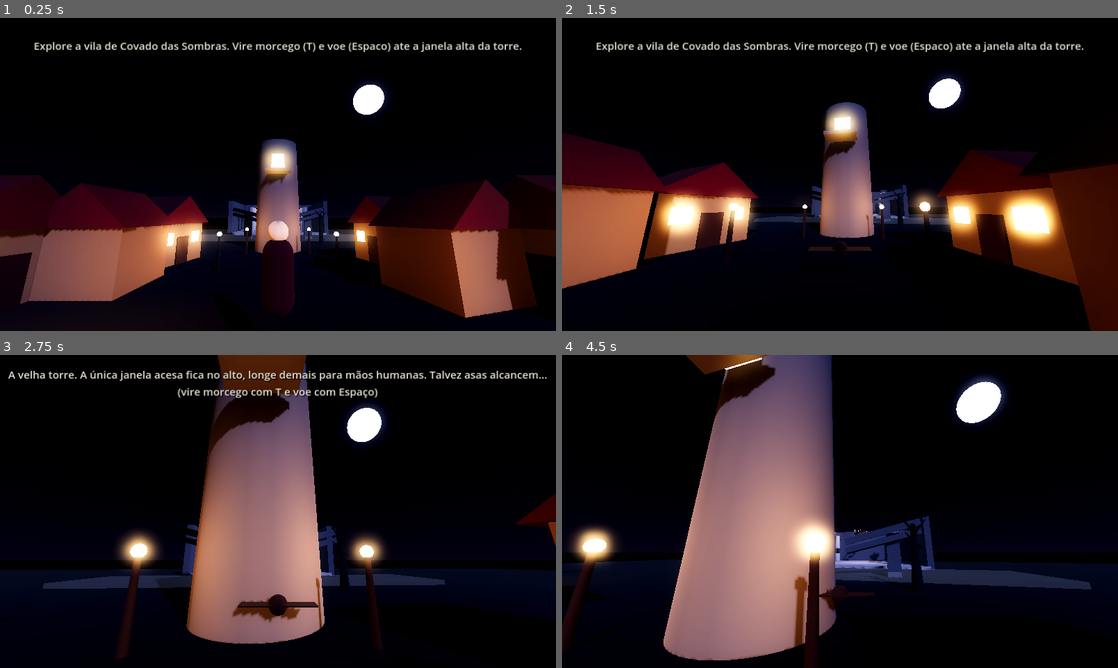
Above: before the commit, frames 1-4 (two rows, left to right).
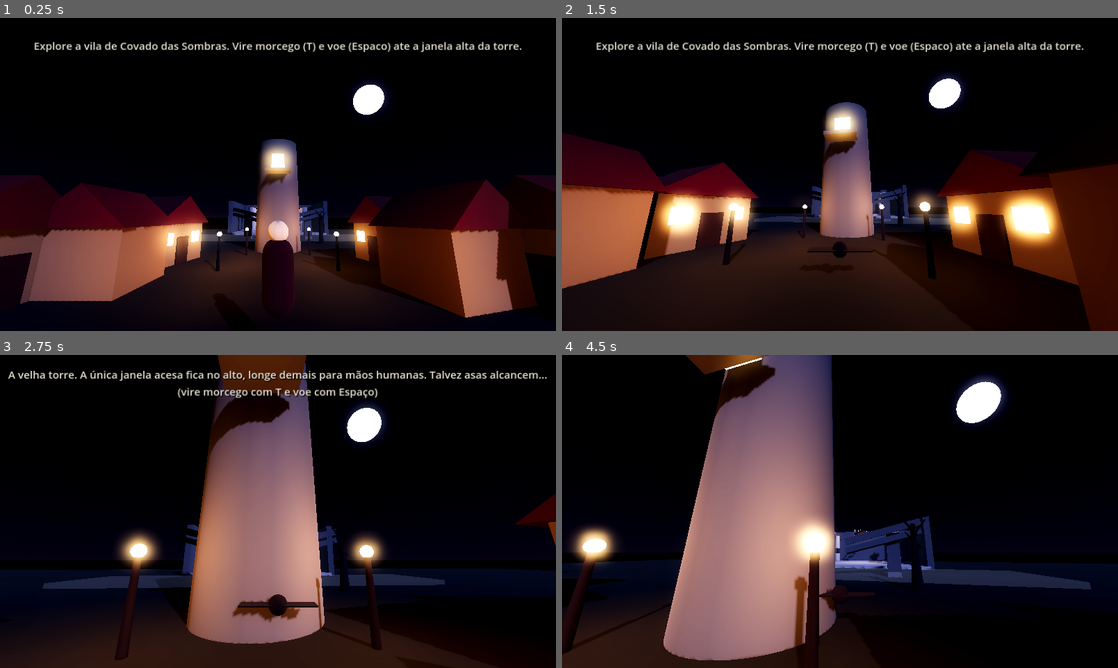
Above: after the commit, the same moments.

Repository: Rafawkj/Luciano
Game: Godot game, scene res://scenes/world.tscn
Same seed, same stepped clock (60 frames per second), same inputs: the game is played once before the commit and once after it.
Inputs (mouse positions are in pixels of both pictures, inside the frame that each line leads up to):
- Up to frame 1 (0.25 s): no input
- Up to frame 2 (1.5 s): move the mouse to (867, 174) at 0.52 s; hold Shift (correr) 0.53-1.28 s; hold W (mover_frente) from 0.53 s (still down); tap Space (pular) at 0.77 s; move the mouse to (812, 174) at 1.27 s; tap T (transformar) at 1.35 s
- Up to frame 3 (2.75 s): keep holding W (mover_frente); tap Space (pular) at 1.52 s; move the mouse to (289, 505) at 2.02 s; hold Shift (correr) from 2.03 s (still down)
- Up to frame 4 (4.5 s): keep holding W (mover_frente); move the mouse to (834, 517) at 2.77 s; release Shift (correr) at 2.78 s; tap T (transformar) at 2.85, 4.35 s; tap Space (pular) at 3.02, 3.77 s; move the mouse to (878, 514) at 3.52 s; hold Shift (correr) 3.53-4.28 s; move the mouse to (795, 508) at 4.27 s

The runs differ from the first frame. In frame 1, 4.6% of the frame differs, in the area x 27-70%, y 73-93%; in frame 2, 14%, in the area x 5-75%, y 67-100%; in frame 3, 8.8%; in frame 4, 4.7%.

Commit message:
Amplia a vila e cria rota de ascensao (parkour + voo)
- Vila maior: +8 casas (bairros oeste/norte e moldura da entrada) e tochas
- Vila mais "parkouravel": novas passarelas/vigas e caixotes de apoio
- Rota de ascensao aerea: plataformas e paredes para subir a pe (wall jumps),
  com saltos altos/longos demais que exigem virar morcego, voar ate o farol
  azul, pousar (recarrega o voo) e destransformar para continuar o parkour
- Plataformas-destino marcadas por farol azul-frio; mirante no topo do vale
- Novos pontos de interesse explicando a mecanica da ascensao

Co-Authored-By: Claude Opus 4.8 <noreply@anthropic.com>
Claude-Session: https://claude.ai/code/session_01LpmYnzLzqZkJ9F5Pb2UVqf

Diff:
--- a/scripts/village_builder.gd
+++ b/scripts/village_builder.gd
@@ -35,6 +35,7 @@
 	_criar_materiais()
 	_construir_casas()
 	_construir_parkour()
+	_construir_parkour_aereo()
 	_construir_praca_e_portao()
 	_construir_cemiterio()
 	_espalhar_arvores_mortas()
@@ -147,8 +148,15 @@
 		[Vector3(10, 0, -12), -75.0], [Vector3(-10, 0, -12), 75.0],
 		# Bairro a leste
 		[Vector3(22, 0, 3), -90.0], [Vector3(22, 0, -7), -90.0],
-		# Casa isolada a oeste
-		[Vector3(-22, 0, 4), 100.0],
+		# --- Ampliação da vila ---
+		# Casas que emolduram a entrada (mais telhados para o parkour)
+		[Vector3(16, 0, 24), -90.0], [Vector3(-16, 0, 24), 90.0],
+		[Vector3(-14, 0, 28), 90.0],
+		# Bairro oeste
+		[Vector3(-22, 0, 4), 100.0], [Vector3(-25, 0, 10), 80.0],
+		[Vector3(-26, 0, 18), 70.0], [Vector3(-20, 0, 22), 95.0],
+		# Casas ao norte (em direção à torre)
+		[Vector3(16, 0, -14), -100.0], [Vector3(-16, 0, -15), 100.0],
 	]
 	for casa in casas:
 		_criar_casa(casa[0], casa[1])
@@ -161,6 +169,8 @@
 		Vector3(4, 0, -9), Vector3(-4, 0, -9),
 		Vector3(3, 0, -15), Vector3(-3, 0, -15),
 		Vector3(18, 0, -2), Vector3(-18, 0, 0),
+		Vector3(13, 0, 26), Vector3(-13, 0, 26),
+		Vector3(-23, 0, 14), Vector3(-23, 0, 20),
 	]
 	for pos in tochas:
 		_criar_tocha(pos)
@@ -244,6 +254,13 @@
 	_criar_caixote(Vector3(15.5, 1.4, -1.0), 1.1)
 	_criar_caixote(Vector3(-15.5, 0.0, 1.0), 1.4)
 
+	# Mais passarelas/vigas ligando telhados, deixando a vila bem "parkourável".
+	_criar_plataforma(Vector3(-9, 3.3, 18.5), Vector3(0.9, 0.25, 7))   # entre casas oeste
+	_criar_plataforma(Vector3(10.5, 3.3, 11), Vector3(0.9, 0.25, 8))   # liga rua leste
+	_criar_plataforma(Vector3(-13, 3.3, 26), Vector3(0.9, 0.25, 6))    # casas do sudoeste
+	_criar_caixote(Vector3(-24, 0.0, 14), 1.4)                          # apoio bairro oeste
+	_criar_caixote(Vector3(18.5, 0.0, -11), 1.4)                        # apoio ao norte
+
 
 func _criar_caixote(pos: Vector3, lado: float) -> void:
 	# Um caixote cúbico de madeira. "pos" é a base (o caixote sobe a partir dela).
@@ -260,6 +277,65 @@
 	plataforma.position = pos
 	add_child(plataforma)
 	_caixa_solida(plataforma, tamanho, Vector3.ZERO, mat_madeira)
+
+
+# ============================================================================
+# ROTA DE ASCENSÃO (parkour aéreo)
+#
+# A ideia: você sobe a pé (vampiro) por plataformas e paredes, mas chega a
+# saltos ALTOS e LONGOS demais para pernas humanas. Aí você vira MORCEGO (T),
+# voa até a plataforma marcada por uma LUZ AZUL, POUSA (recarrega o voo) e
+# VOLTA a vampiro (T) para continuar o parkour lá no alto.
+# ============================================================================
+
+func _construir_parkour_aereo() -> void:
+	# --- Trecho 1: subida a pé, a partir dos telhados da entrada ---
+	_criar_plataforma(Vector3(17, 4.5, 27), Vector3(5, 0.4, 5))
+	_criar_plataforma(Vector3(21, 6.5, 30), Vector3(4, 0.4, 4))
+	_criar_plataforma(Vector3(25, 8.5, 28), Vector3(4, 0.4, 4))
+
+	# Paredes para wall jump, ganhando altura até o topo do trecho a pé.
+	_criar_parede_parkour(Vector3(27.5, 9.0, 28), Vector3(0.6, 6, 4))
+	_criar_parede_parkour(Vector3(24.0, 11.5, 30.5), Vector3(4, 6, 0.6))
+	_criar_plataforma(Vector3(25, 12.5, 28), Vector3(4, 0.4, 4))  # fim do trecho a pé
+
+	# --- SALTO DE MORCEGO 1 ---
+	# Alto (+6 m) e longe (~12 m): impossível a pé. Vire morcego, voe até a luz,
+	# pouse (recarrega o voo) e volte a vampiro para seguir.
+	_criar_plataforma_voo(Vector3(26, 18.5, 40), Vector3(6, 0.4, 6))
+
+	# --- Trecho 2: parkour de vampiro lá no alto (saltos curtos, possíveis) ---
+	_criar_plataforma(Vector3(31, 18.5, 42), Vector3(3.5, 0.4, 3.5))
+	_criar_plataforma(Vector3(30, 18.5, 47), Vector3(3.5, 0.4, 3.5))
+	_criar_plataforma(Vector3(25, 19.5, 49), Vector3(3.5, 0.4, 3.5))
+
+	# --- SALTO DE MORCEGO 2: até o mirante mais alto do vale ---
+	_criar_plataforma_voo(Vector3(26, 26, 44), Vector3(5, 0.4, 5))
+
+
+func _criar_parede_parkour(pos: Vector3, tamanho: Vector3) -> void:
+	# Uma parede de pedra usada para wall jump na subida.
+	var parede := StaticBody3D.new()
+	parede.position = pos
+	add_child(parede)
+	_caixa_solida(parede, tamanho, Vector3.ZERO, mat_pedra)
+
+
+func _criar_plataforma_voo(pos: Vector3, tamanho: Vector3) -> void:
+	# Plataforma alta marcada por um FAROL AZUL: o destino de um salto de morcego.
+	var plataforma := StaticBody3D.new()
+	plataforma.position = pos
+	add_child(plataforma)
+	_caixa_solida(plataforma, tamanho, Vector3.ZERO, mat_pedra)
+
+	# Pilar/farol emissivo no centro, para o jogador enxergar o destino de longe.
+	_malha(plataforma, _malha_caixa(Vector3(0.5, 1.4, 0.5), mat_janela), Vector3(0, tamanho.y * 0.5 + 0.7, 0))
+	var farol := OmniLight3D.new()
+	farol.position = Vector3(0, tamanho.y * 0.5 + 1.5, 0)
+	farol.light_color = Color(0.55, 0.75, 1.0)  # azul-frio: "voe até aqui"
+	farol.omni_range = 16.0
+	farol.light_energy = 3.0
+	plataforma.add_child(farol)
 
 
 # ============================================================================
@@ -679,6 +755,10 @@
 		[Vector3(-34, 1.5, 19), "A velha biblioteca perdeu o teto, mas não o silêncio. A lua entra pela abertura e lê as páginas que ninguém mais lê."],
 		[Vector3(0, 1.5, -39), "O salão de baile do castelo. Aqui houve música, risos e luzes. Agora só o luar dança entre as colunas."],
 		[Vector3(0, 1.5, -27), "A ponte sobre o rio de névoa, partida ao meio. Quem quiser alcançar o outro lado... precisa de asas."],
+		# Rota de ascensão (parkour + voo)
+		[Vector3(17, 5.5, 27), "A Ascensão começa aqui. Suba pelas plataformas e paredes — mas o último salto será alto demais para pernas humanas."],
+		[Vector3(25, 13.5, 28), "Daqui o abismo é grande demais. Vire MORCEGO (T), voe até a luz azul, POUSE e volte a vampiro (T) para continuar lá no alto."],
+		[Vector3(26, 27, 44), "O ponto mais alto do vale. Daqui se vê tudo o que um dia foi belo — e o silêncio que restou."],
 	]
 	for ponto in pontos:
 		_criar_ponto_interesse(ponto[0], ponto[1])
Not shown, changed: README.md
